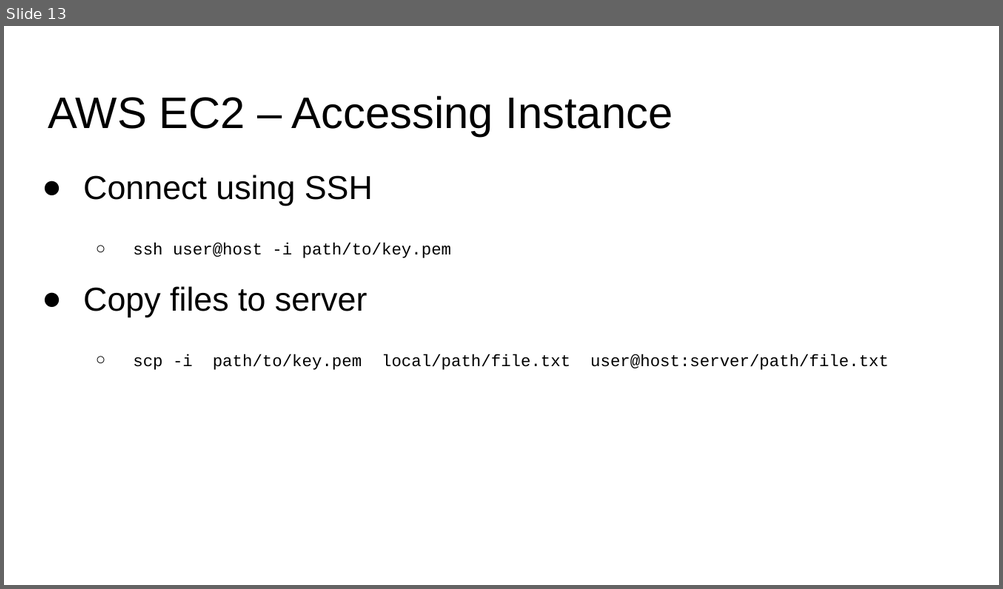
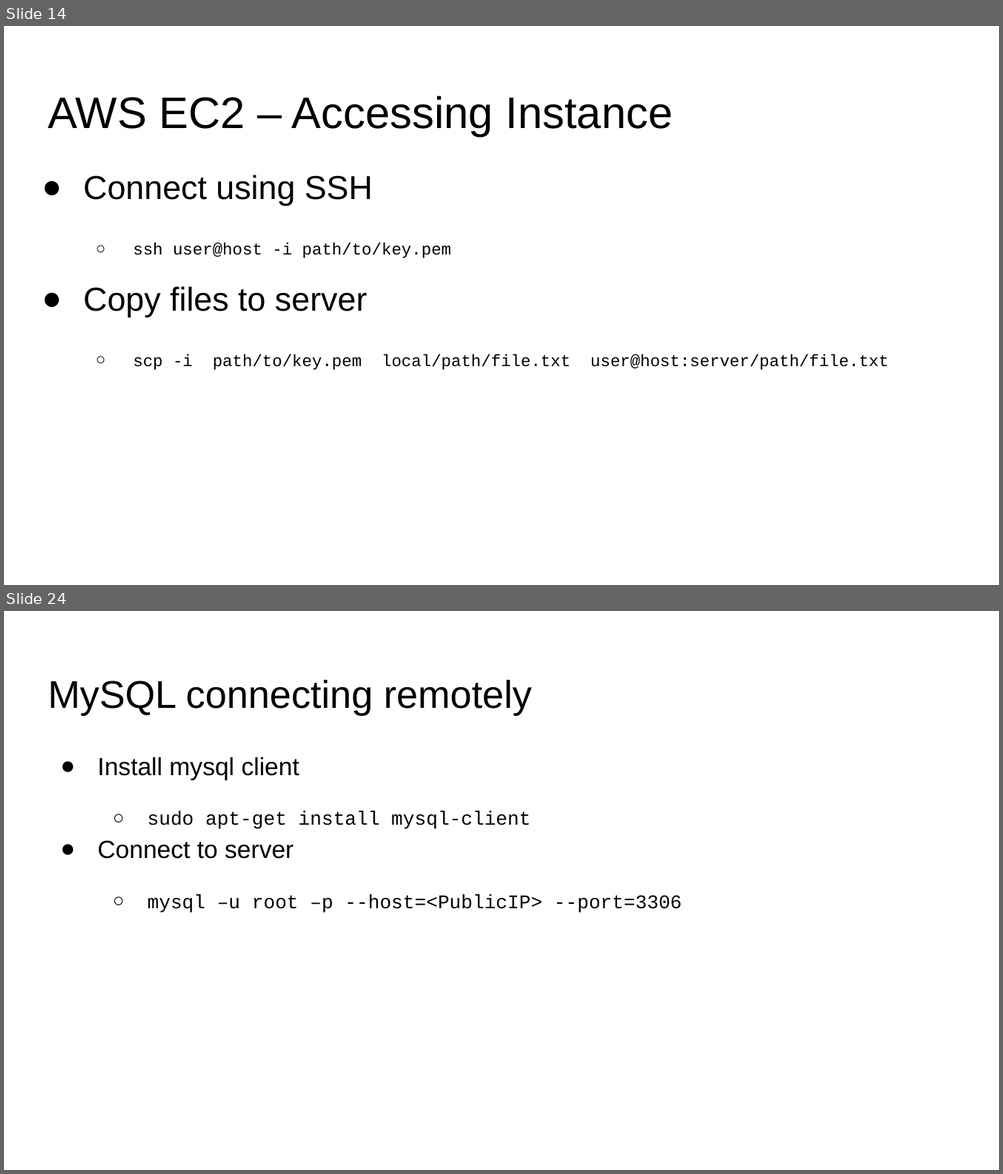
Before and after one commit to v1shva/sutd-big-data-lab-1, a slide deck: MySQL-AWS.pptx. Shown one above the other, each under a label of ours: slide 13 before the commit, slides 14 and 24 after it; the slides between them are not shown. The pictures are 1003x589 and 1003x1174 pixels, drawn with LibreOffice and Linux fonts; fonts in the diff are those of the drawing. Boxes give left, top, right and bottom in pixels: in the first picture for what was removed or moved away, otherwise in the second. Text is boxed around its words. In the diff, an @@ line names an element or a change of style, - is before the commit and + after.

```diff
--- a/MySQL-AWS.pptx
+++ b/MySQL-AWS.pptx
@@ slide 24 added at [4, 611, 999, 1170], background #FFFFFF @@
@@ title added at [48, 680, 532, 715], 28 pt, text #000000 @@
+MySQL connecting remotely
@@ text added at [97, 757, 682, 913], 14 pt, text #000000 @@
+● Install mysql client
+  ○ sudo apt-get install mysql-client
+● Connect to server
+  ○ mysql –u root –p --host=<PublicIP> --port=3306
@@ what was slide 13 is now slide 14 @@
```
Also in this commit, not shown: 3 slides changed, 10 other slides added, 5 other files.
